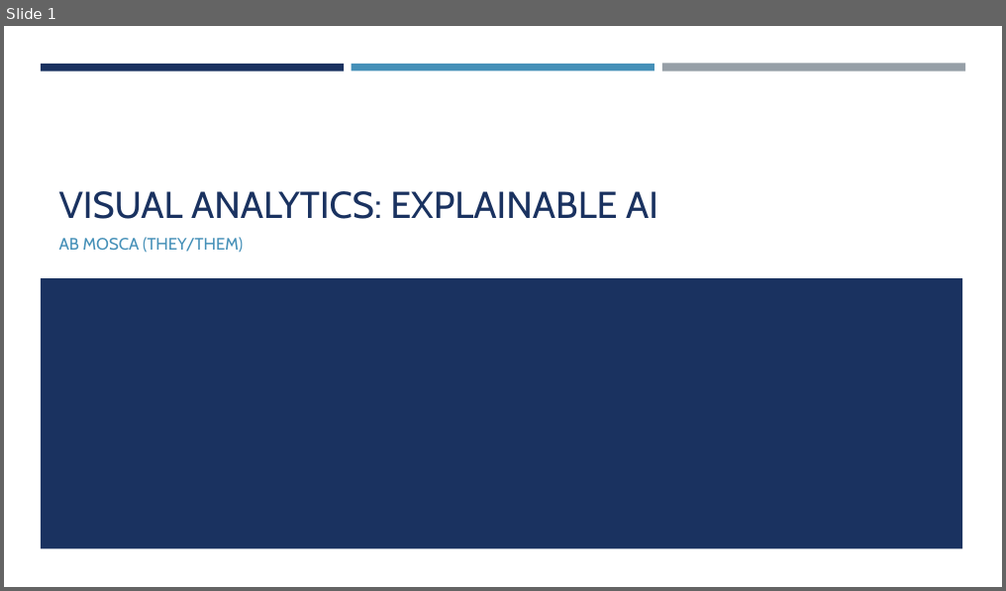
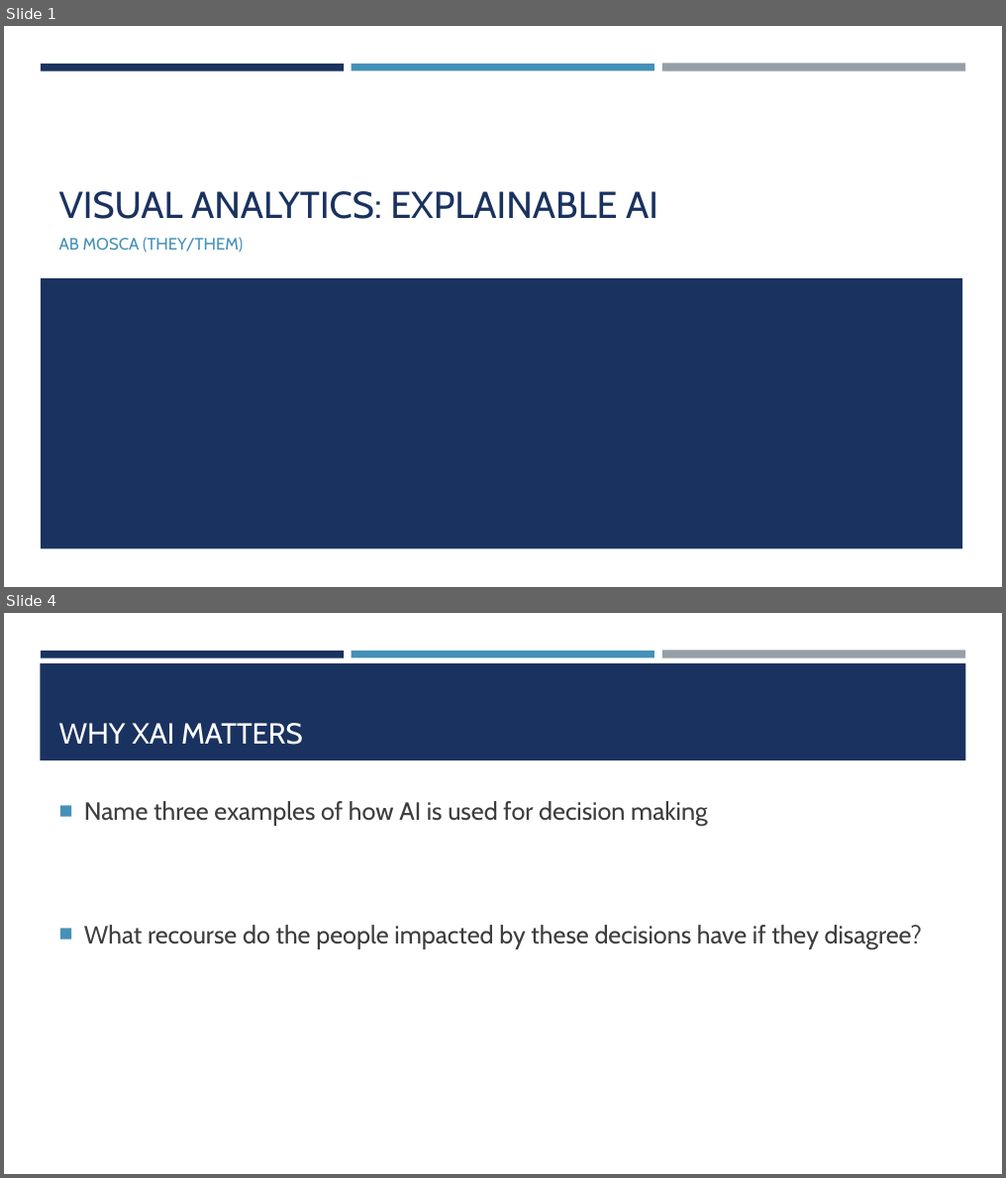
Before and after one commit to amosca01/SDS-CSC235, a slide deck: slides/17-XAI.pptx. Shown one above the other, each under a label of ours: slide 1 before the commit, slides 1 and 4 after it; the slides between them are not shown. The pictures are 1006x591 and 1006x1178 pixels, drawn with LibreOffice and Linux fonts; fonts in the diff are those of the drawing. Boxes give left, top, right and bottom in pixels: in the first picture for what was removed or moved away, otherwise in the second. Text is boxed around its words. In the diff, an @@ line names an element or a change of style, - is before the commit and + after.

```diff
--- a/slides/17-XAI.pptx
+++ b/slides/17-XAI.pptx
@@ slide 4 added at (x1=4, y1=613, x2=1002, y2=1174), background #FFFFFF; not listed: 3 template elements that a slide beside it also shows @@
@@ rectangle added at (x1=40, y1=663, x2=966, y2=761), fill #1A3260 @@
@@ title added at (x1=59, y1=723, x2=303, y2=745), 28 pt, text #FFFFFF @@
+WHY XAI MATTERS
@@ text added at (x1=84, y1=801, x2=922, y2=950), 24 pt, text #3D3D3D @@
+■ Name three examples of how AI is used for decision making
+■ What recourse do the people impacted by these decisions have if they disagree?
```
Also in this commit, not shown: 1 slide changed, 12 other slides added, 2 other files.
